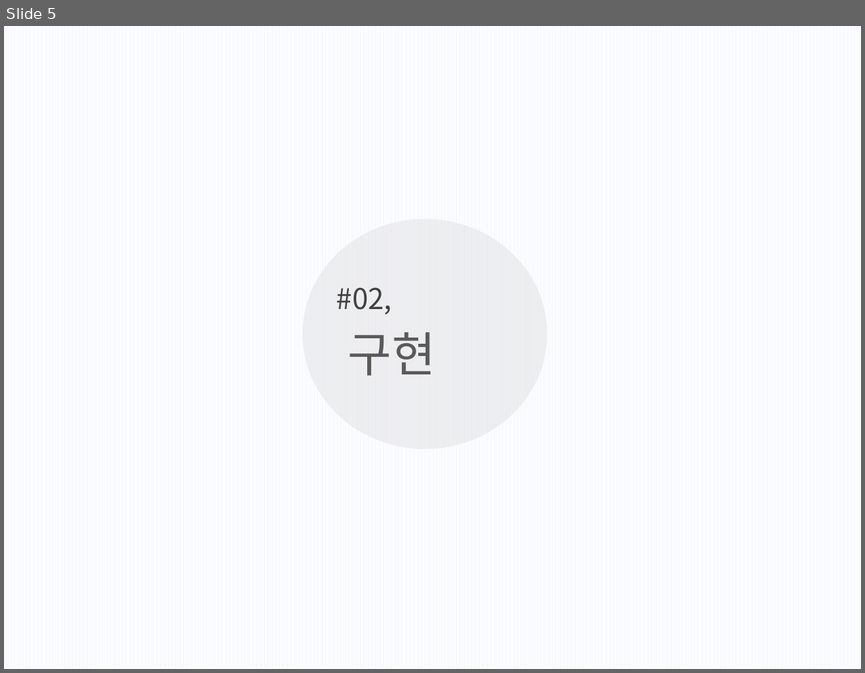
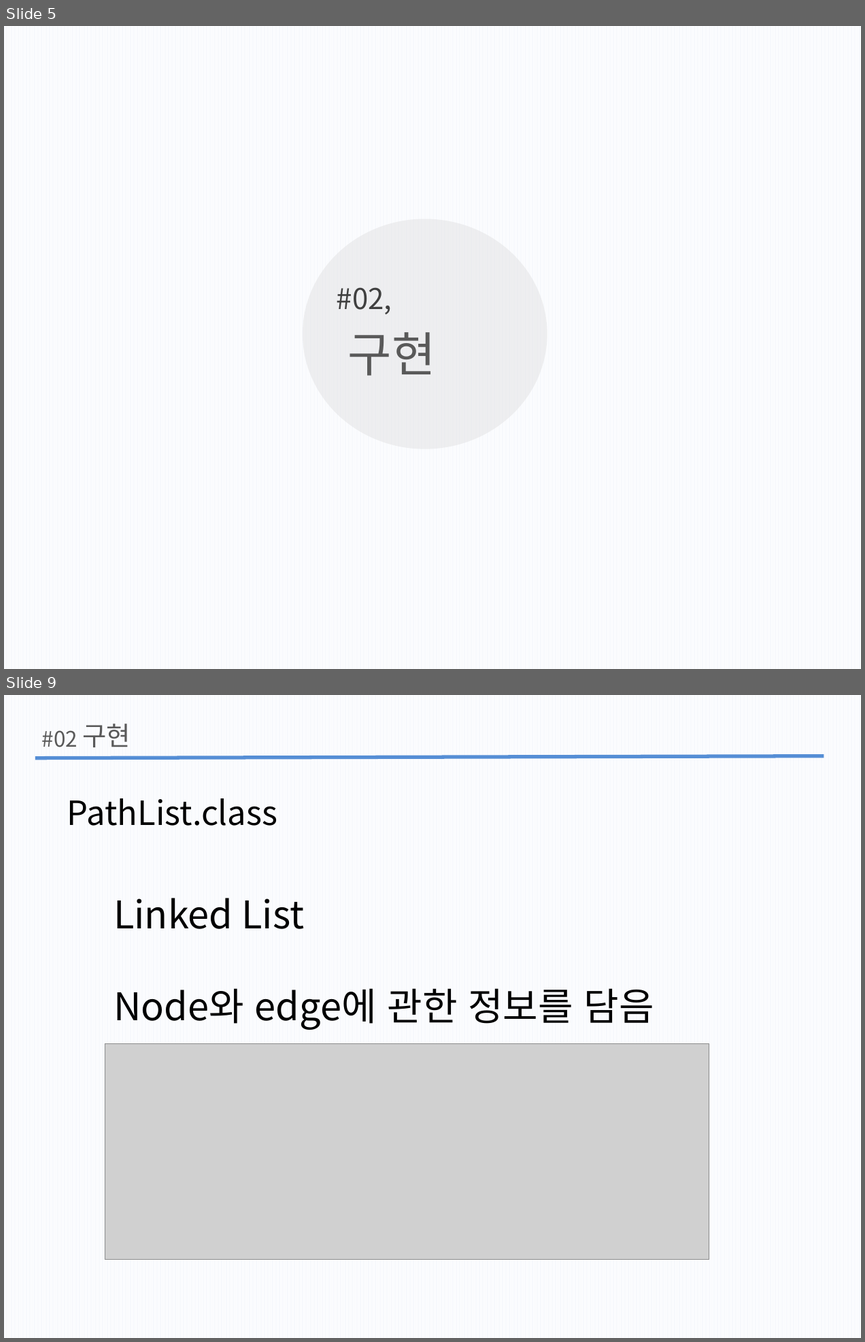
Before and after one commit to wlgh325/DS, a slide deck: 자구발표7주차.pptx. Shown one above the other, each under a label of ours: slide 5 before the commit, slides 5 and 9 after it; the slides between them are not shown. The pictures are 865x673 and 865x1342 pixels, drawn with LibreOffice and Linux fonts; fonts in the diff are those of the drawing; grey boxes stand for pictures. Boxes give left, top, right and bottom in pixels: in the first picture for what was removed or moved away, otherwise in the second. Text is boxed around its words. In the diff, an @@ line names an element or a change of style, - is before the commit and + after.

```diff
--- a/자구발표7주차.pptx
+++ b/자구발표7주차.pptx
@@ slide 9 added at box(4, 695, 861, 1338), background pattern #FFFFFF on #F6F8FC @@
@@ text added at box(42, 730, 77, 747), 18 pt, text #595959 @@
+#02
@@ text added at box(82, 724, 130, 747), 22 pt, text #595959 @@
+구현
@@ line added from (36, 758) to (824, 756), #558ED5 3 pt @@
@@ text added at box(67, 798, 277, 826), 28 pt, text #000000 @@
+PathList.class
@@ text added at box(113, 898, 654, 1030), 32 pt, text #000000 @@
+Linked List
+Node와 edge에 관한 정보를 담음
@@ picture added at box(105, 1044, 709, 1259) @@
```
Also in this commit, not shown: 2 slides changed, 4 other slides added.
